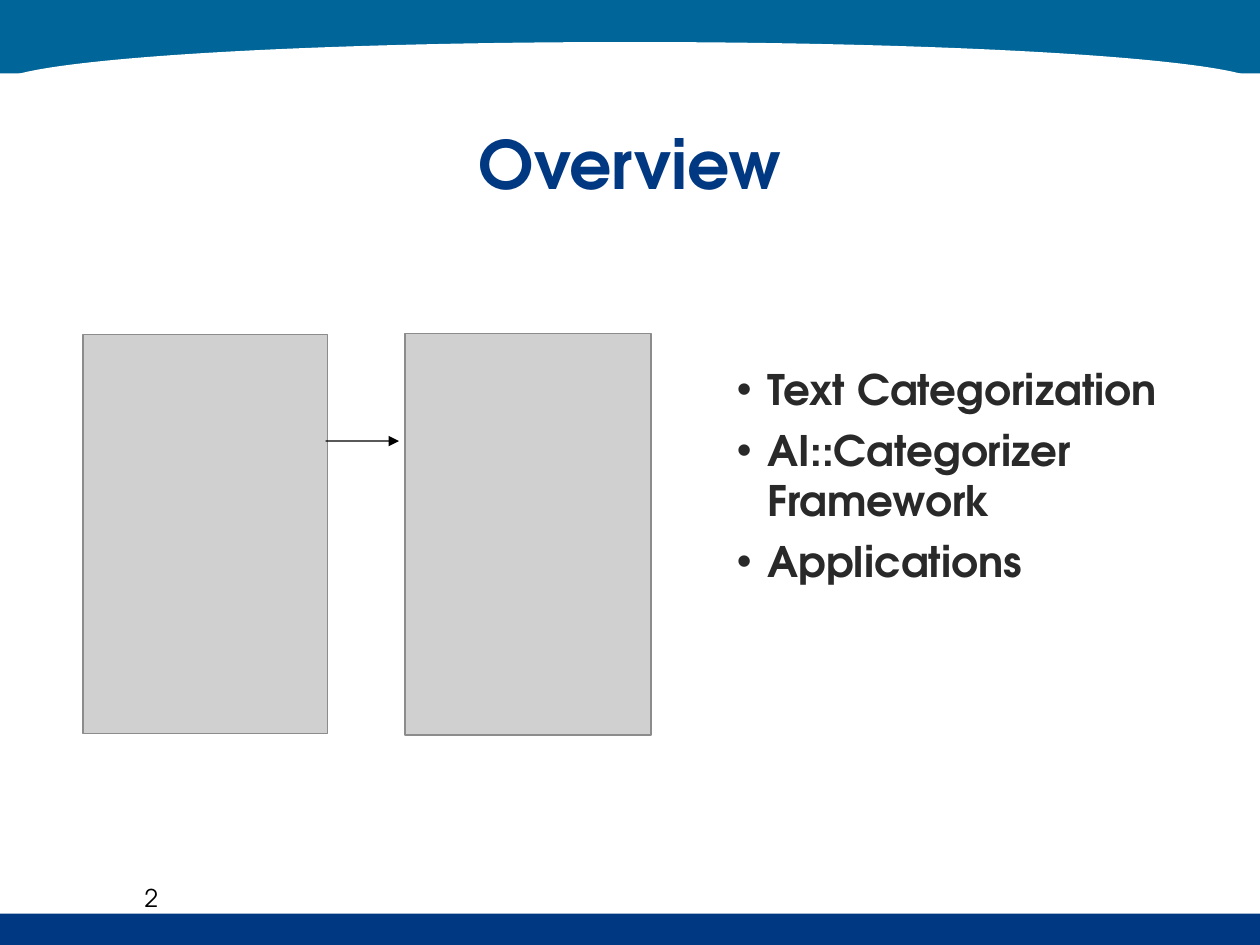
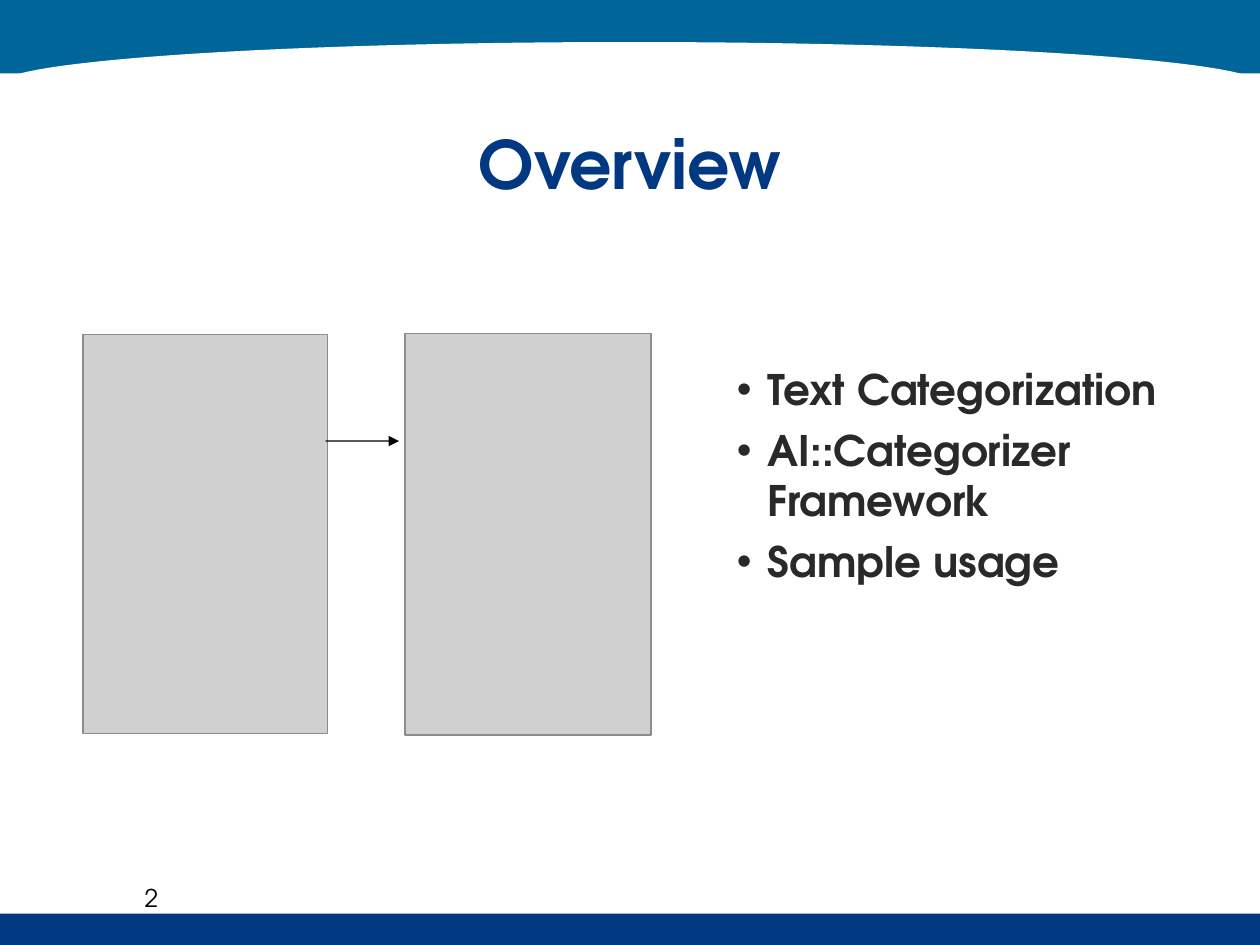
Before and after one commit to kenahoo/tcframe, a slide deck: slide 2 of doc/Thesis Seminar.ppt. Drawn at 1260x945 pixels with LibreOffice and Linux fonts; fonts in the diff are those of the drawing; grey boxes stand for pictures; background and template pictures are left out. Boxes give left, top, right and bottom in pixels: in the first picture for what was removed or moved away, otherwise in the second. Text is boxed around its words. In the diff, an @@ line names an element or a change of style, - is before the commit and + after.

```diff
--- a/doc/Thesis Seminar.ppt
+++ b/doc/Thesis Seminar.ppt
@@ text at (767, 545, 1059, 587): text changed @@
-• Applications
+• Sample usage
```
Also in this commit, not shown: 7 other slides changed.
